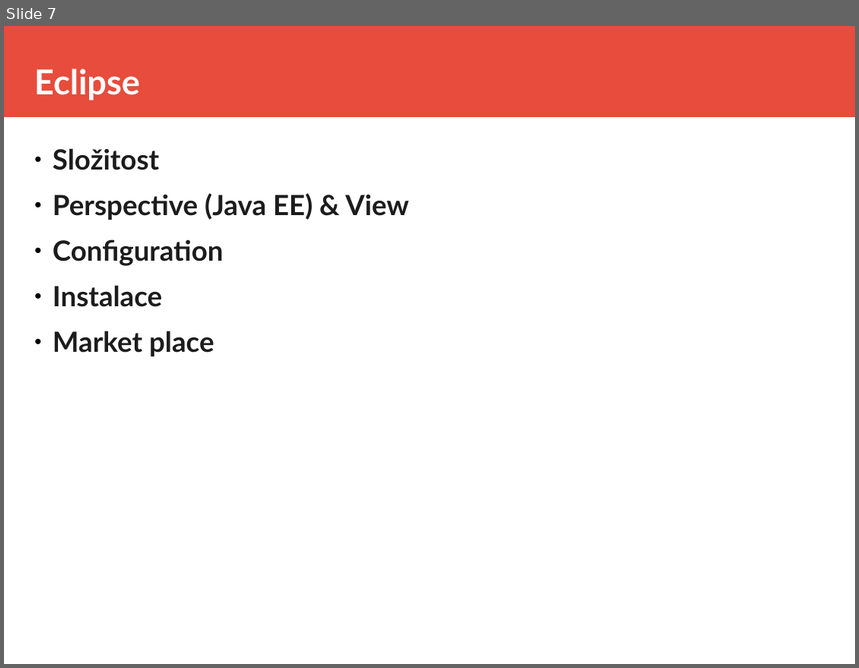
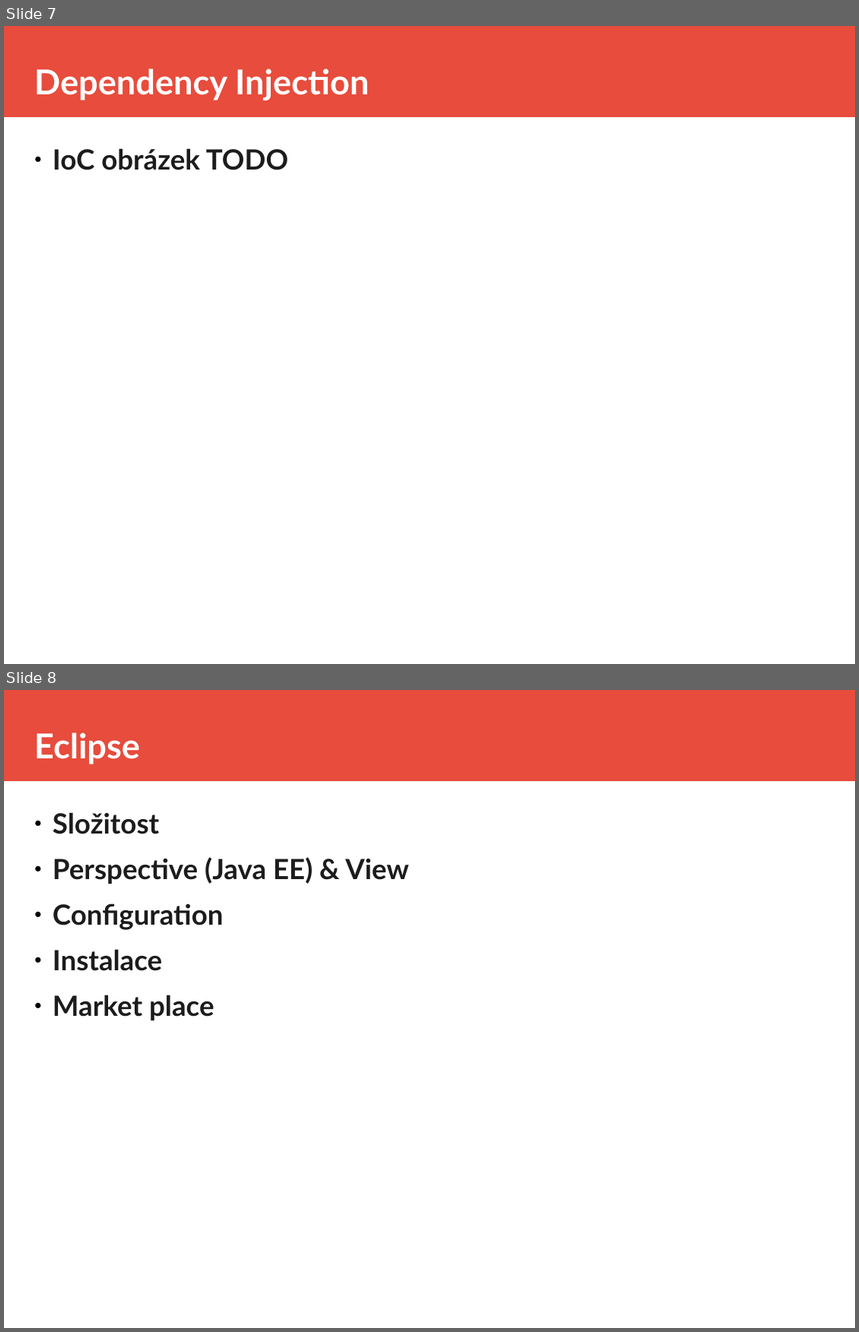
Before and after one commit to equabank/java-skoleni, a slide deck: v2/doc/prez.odp. Shown one above the other, each under a label of ours: slide 7 before the commit, slides 7 and 8 after it. The pictures are 859x668 and 859x1332 pixels, drawn with LibreOffice and Linux fonts; fonts in the diff are those of the drawing. Boxes give left, top, right and bottom in pixels: in the first picture for what was removed or moved away, otherwise in the second. Text is boxed around its words. In the diff, an @@ line names an element or a change of style, - is before the commit and + after.

```diff
--- a/v2/doc/prez.odp
+++ b/v2/doc/prez.odp
@@ slide 7 added at (4, 26, 855, 664), background #FFFFFF; not listed: 1 template element that a slide beside it also shows @@
@@ title added at (34, 69, 369, 100), 32 pt, text #FFFFFF, bold @@
+Dependency Injection
@@ text added at (53, 148, 288, 170), 26 pt, text #1C1C1C, bold @@
+● IoC obrázek TODO
@@ what was slide 7 is now slide 8 @@
```
Also in this commit, not shown: 2 slides changed, 1 slide removed, 5 other files.
